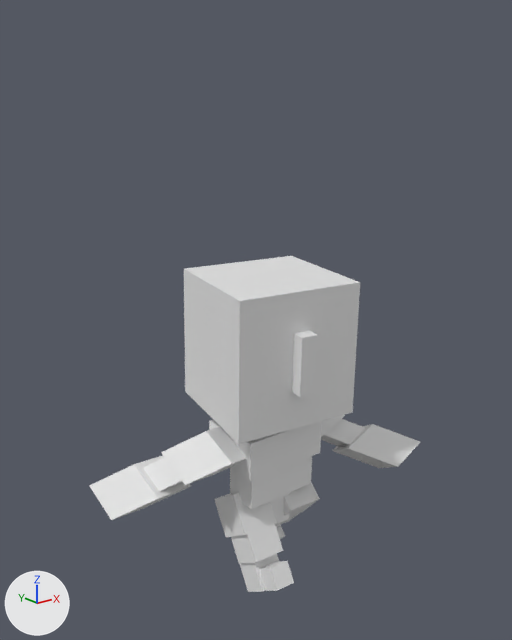
The FBX model Resource/BoxHuman.fbx as it was, and as the next commit left it.
The view is the same before and after, from a camera (50 mm lens) standing at (-4.84, -5.88, 5.56) and looking at (0.09, 0.28, 3.1). The lights are fixed; the arrows at lower left show +X, +Y and +Z. Where no turn or scale is listed for an object, it has been applied to the vertices.

Before the edit, the objects in view are built like this:
```python
ob_calf_r = bpy.data.objects.new('Calf.R', me_cube_013)
ob_calf_r.parent = ob_thigh_r
ob_calf_r.location = (0.0, -0.135, -1.535)
ob_calf_r.scale = (0.863, 0.863, 0.863)
ob_foot1_l = bpy.data.objects.new('Foot1.L', me_cube_008)
ob_foot1_l.parent = ob_foot_l
ob_foot1_l.location = (0.0, -1.723, -0.304)
ob_foot1_l.scale = (0.734, 0.734, 0.734)
ob_hand_l = bpy.data.objects.new('Hand.L', me_cube_011)
ob_hand_l.parent = ob_forearm_l
ob_hand_l.location = (-0.0337, 0.0, -2.287)
ob_hand_l.scale = (1.46, 1.46, 1.46)
ob_hand_r = bpy.data.objects.new('Hand.R', me_cube_018)
ob_hand_r.parent = ob_forearm_r
ob_hand_r.location = (-0.0337, 0.0, -2.287)
ob_hand_r.scale = (1.46, 1.46, 1.46)
ob_head = bpy.data.objects.new('head', me_cube_001)
ob_head.location = (0.03, 0.0, 2.94)
ob_neck = bpy.data.objects.new('neck', me_cube)
ob_neck.parent = ob_spine02
ob_neck.location = (0.0, 0.0, 1.254)
ob_neck.rotation_euler = (0.0, 0.0, -0.169)  # degrees (0, 0, -9.7)
ob_neck.scale = (0.328, 0.46, 0.774)
ob_pelvis = bpy.data.objects.new('Pelvis', me_cube_004)
ob_pelvis.location = (0.0, -0.05, 0.88)
ob_pelvis.rotation_euler = (0.0, 0.0195, -0.0406)  # degrees (0, 1.1, -2.3)
ob_pelvis.scale = (0.193, 0.198, 0.198)
ob_thigh_r = bpy.data.objects.new('Thigh.R', me_cube_012)
ob_thigh_r.parent = ob_pelvis
ob_thigh_r.location = (-1.707, 0.0, 0.0)
ob_thigh_r.rotation_euler = (2.576, 0.0, 0.0)  # degrees (148, 0, 0)
ob_thigh_r.scale = (-1.18, -1.18, -1.18)
ob_upperarm_r = bpy.data.objects.new('UpperArm.R', me_cube_016)
ob_upperarm_r.parent = ob_spine02
ob_upperarm_r.location = (-1.326, 0.289, -0.0965)
ob_upperarm_r.rotation_euler = (-2.467, 0.306, 0.246)  # degrees (-141, 18, 14)
ob_upperarm_r.scale = (-0.481, -0.766, -0.88)
# also in view: 'Foot.R' at (-0.36, -0.39, 0.25); 'Foot1.L.001' at (-0.36, -0.66, 0.36); 'Thigh.L' at (0.33, -0.06, 0.88); 'Spine01' at (0.01, -0.12, 1.29); 'ForeArm.R' at (-1.02, 0.37, 1.5)
```
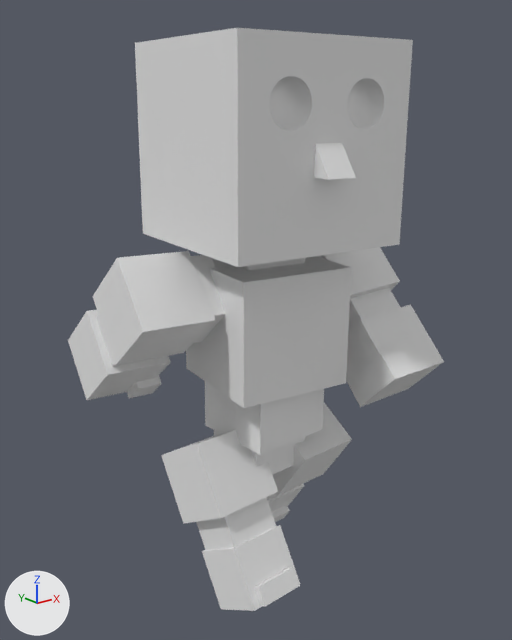
Location of each change, [x1, y1, x2, y2] in pixels of the pictures (512 x 640 px):
'Head', added: after [135, 28, 413, 267]
'head', deleted: before [184, 256, 360, 444]
'Spine02', moved, turned, rescaled: before [209, 420, 322, 481]; after [186, 256, 351, 408]
'UpperArm.R', moved, turned, rescaled: before [161, 427, 246, 485]; after [93, 251, 215, 366]
'Hand.L', reshaped, moved, rescaled, turned: before [332, 424, 420, 468]; after [346, 304, 444, 407]
'Thigh.R', moved, turned, rescaled: before [214, 493, 277, 537]; after [161, 430, 278, 523]
'Spine01', moved, turned, rescaled: before [230, 456, 312, 509]; after [205, 382, 324, 455]
'Hand.R', reshaped, moved, turned, rescaled: before [90, 455, 191, 520]; after [68, 310, 171, 400]
'Foot.R', moved, rescaled, turned: before [240, 553, 279, 592]; after [202, 525, 300, 611]
'Thigh.L', moved, turned, rescaled: before [284, 482, 320, 517]; after [273, 403, 352, 496]
'Calf.R', moved, rescaled, turned: before [231, 523, 283, 564]; after [196, 497, 276, 550]
'UpperArm.L', moved, turned, rescaled: before [321, 415, 345, 437]; after [321, 247, 400, 298]
'ForeArm.L', moved, turned, rescaled: before [321, 419, 366, 446]; after [348, 288, 400, 332]
'Pelvis', moved, turned, rescaled: before [264, 493, 290, 524]; after [214, 430, 305, 475]
'neck', moved, turned, rescaled (not visible before): after [191, 255, 225, 343]
'ForeArm.R', moved, turned, rescaled: before [143, 457, 183, 491]; after [96, 314, 160, 366]
'Foot1.L.001', moved, rescaled, turned (not visible afterwards): before [260, 561, 294, 591]
'Foot.L', moved, turned, rescaled (not visible before): after [268, 484, 304, 522]
'Foot1.L', moved, turned, rescaled: before [276, 525, 285, 539]; after [240, 258, 305, 270]
'Calf.L', moved, turned, rescaled: before [275, 514, 298, 526]; after [267, 485, 300, 500]
part 1 of me_cube_011, added: after [358, 347, 416, 399]
part 2 of me_cube_018, added: after [127, 375, 162, 398]

What changed in the scene script:
```text
Change me_cube_018:
    where me_cube_018.from_pydata(...)  # 8 vertices, 6 faces; spans x -1.0..1.0, y -1.0..1.0, z -1.0..1.0
    used by ob_hand_r; parent = ob_forearm_r; location = (-0.0337, 0.0, -2.287); scale = (1.46, 1.46, 1.46)
    me_cube_018 part 2: a new loose piece, a box spanning x -1.13..-0.33, y -1.21..0.2, z -1.03..-0.21, in mat_material (white #e7e7e7)
Change me_cube_011:
    where me_cube_011.from_pydata(...)  # 8 vertices, 6 faces; spans x -1.0..1.0, y -1.0..1.0, z -1.0..1.0
    used by ob_hand_l; parent = ob_forearm_l; location = (-0.0337, 0.0, -2.287); scale = (1.46, 1.46, 1.46)
    me_cube_011 part 1: a new loose piece, a box spanning x -1.13..-0.33, y -1.21..0.2, z -1.03..-0.21, in mat_material (white #e7e7e7)
Change ob_calf_r:
    ob_calf_r.location: (0.0, -0.135, -1.535) -> (0.0, 0.0, -1.61)
    ob_calf_r.scale: (0.863, 0.863, 0.863) -> (0.745, 0.745, 0.745)
Change ob_thigh_r:
    ob_thigh_r.location: (-1.707, 0.0, 0.0) -> (-1.608, 0.0, -0.914)
    ob_thigh_r.rotation_euler: (2.576, 0.0, 0.0) -> (2.612, 0.0, 0.0)  # degrees (148, 0, 0) -> degrees (150, 0, 0)
    ob_thigh_r.scale: (-1.18, -1.18, -1.18) -> (-1.07, -1.07, -1.07)
Change ob_foot1_l_001:
    ob_foot1_l_001: bpy.data.objects.new('Foot1.L.001', me_cube_015) -> bpy.data.objects.new('Foot1.L.001', me_cube_012)
    ob_foot1_l_001.parent: ob_foot_r -> ob_spine02
    ob_foot1_l_001.location: (0.0, -1.723, -0.304) -> (1.419, 0.37, 0.453)
    ob_foot1_l_001.rotation_euler: (0.0, 0.0, 0.0) -> (-0.77, -0.0781, 0.0316)  # degrees (0, 0, 0) -> degrees (-44, -4.5, 1.8)
    ob_foot1_l_001.scale: (0.734, 0.734, 0.734) -> (0.531, 0.531, 0.531)
Change ob_thigh_l:
    ob_thigh_l.location: (1.707, 0.0, 0.0) -> (1.608, 0.0, -0.914)
    ob_thigh_l.rotation_euler: (0.744, 0.0, 0.0) -> (0.596, 0.0, 0.0)  # degrees (43, 0, 0) -> degrees (34, 0, 0)
    ob_thigh_l.scale: (1.18, 1.18, 1.18) -> (1.07, 1.07, 1.07)
Change ob_forearm_l:
    ob_forearm_l.location: (0.0464, 0.0, -1.551) -> (0.0, 0.0, -1.61)
    ob_forearm_l.scale: (0.72, 0.72, 0.72) -> (0.745, 0.745, 0.745)
Change ob_neck:
    ob_neck.location: (0.0, 0.0, 1.254) -> (-1.44, 0.274, 0.453)
    ob_neck.rotation_euler: (0.0, 0.0, -0.169) -> (-2.276, 0.0344, 0.0827)  # degrees (0, 0, -9.7) -> degrees (-130, 2, 4.7)
    ob_neck.scale: (0.328, 0.46, 0.774) -> (-0.531, -0.531, -0.531)
Change ob_hand_r:
    ob_hand_r.location: (-0.0337, 0.0, -2.287) -> (0.0, 0.0, -1.466)
    ob_hand_r.scale: (1.46, 1.46, 1.46) -> (1.27, 1.27, 1.27)
Change ob_upperarm_r:
    ob_upperarm_r.rotation_euler: (-2.467, 0.306, 0.246) -> (0.0, 0.0, 0.0)  # degrees (-141, 18, 14) -> degrees (0, 0, 0)
    ob_upperarm_r.parent: ob_spine02 -> ob_neck
    ob_upperarm_r.location: (-1.326, 0.289, -0.0965) -> (0.872, 0.0, -0.129)
    ob_upperarm_r.scale: (-0.481, -0.766, -0.88) -> (1.16, 1.16, 1.16)
Change ob_forearm_r:
    ob_forearm_r.location: (0.0464, 0.0, -1.551) -> (0.0, 0.0, -1.61)
    ob_forearm_r.scale: (0.72, 0.72, 0.72) -> (0.745, 0.745, 0.745)
Change ob_calf_l:
    ob_calf_l.location: (0.0, -0.135, -1.535) -> (0.0, 0.0, -1.61)
    ob_calf_l.scale: (0.863, 0.863, 0.863) -> (0.745, 0.745, 0.745)
Change ob_hand_l:
    ob_hand_l.location: (-0.0337, 0.0, -2.287) -> (0.0, 0.0, -1.466)
    ob_hand_l.scale: (1.46, 1.46, 1.46) -> (1.27, 1.27, 1.27)
Change ob_upperarm_l:
    ob_upperarm_l.rotation_euler: (-0.917, -0.486, 0.242) -> (0.0, 0.0, 0.0)  # degrees (-53, -28, 14) -> degrees (0, 0, 0)
    ob_upperarm_l.parent: ob_spine02 -> ob_foot1_l_001
    ob_upperarm_l.location: (1.326, 0.289, -0.0965) -> (0.872, 0.0, -0.129)
    ob_upperarm_l.scale: (0.557, 0.816, 0.782) -> (1.16, 1.16, 1.16)
Change ob_pelvis:
    ob_pelvis.location: (0.0, -0.05, 0.88) -> (0.0, 0.1, 1.79)
    ob_pelvis.rotation_euler: (0.0, 0.0195, -0.0406) -> (0.0, 0.00679, 0.0457)  # degrees (0, 1.1, -2.3) -> degrees (0, 0.4, 2.6)
    ob_pelvis.scale: (0.193, 0.198, 0.198) -> (0.384, 0.384, 0.384)
Change ob_foot_l:
    ob_foot_l.location: (0.0, 0.368, -1.86) -> (0.0, 0.0, -1.466)
    ob_foot_l.scale: (0.838, 0.838, 0.838) -> (1.11, 1.11, 1.11)
Remove ob_head:
    ob_head = bpy.data.objects.new('head', me_cube_001)
Change ob_foot1_l:
    ob_foot1_l.parent: ob_foot_l -> ob_spine02
Change ob_foot_r:
    ob_foot_r.location: (0.0, 0.368, -1.86) -> (0.0, 0.0, -1.466)
    ob_foot_r.scale: (0.838, 0.838, 0.838) -> (1.11, 1.11, 1.11)
Change ob_spine01:
    ob_spine01.rotation_euler: (0.0, 0.0, 0.063) -> (0.0, 0.0, 0.0)  # degrees (0, 0, 3.6) -> degrees (0, 0, 0)
    ob_spine01.location: (0.0, -0.365, 2.069) -> (0.0, -0.204, 1.439)
    ob_spine01.scale: (2.45, 1.0, 1.0) -> (1.27, 1.27, 1.27)
Change ob_spine02:
    ob_spine02.location: (0.0, 0.617, 2.229) -> (0.0, 0.0, 1.699)
    ob_spine02.rotation_euler: (0.0, 0.0, 0.0) -> (0.0, 0.0, -0.173)  # degrees (0, 0, 0) -> degrees (0, 0, -10)
    ob_spine02.scale: (1.15, 1.93, 1.15) -> (1.36, 1.36, 1.36)
Add ob_head_1:
    ob_head_1 = bpy.data.objects.new('Head', me_cube_1)  # 142 vertices, 79 faces; spans x -1.09..1.09, y -1.23..1.08, z -1.01..1.01; in mat_material (white #e7e7e7)
    ob_head_1.location = (0.02, 0.0, 5.1)
```
